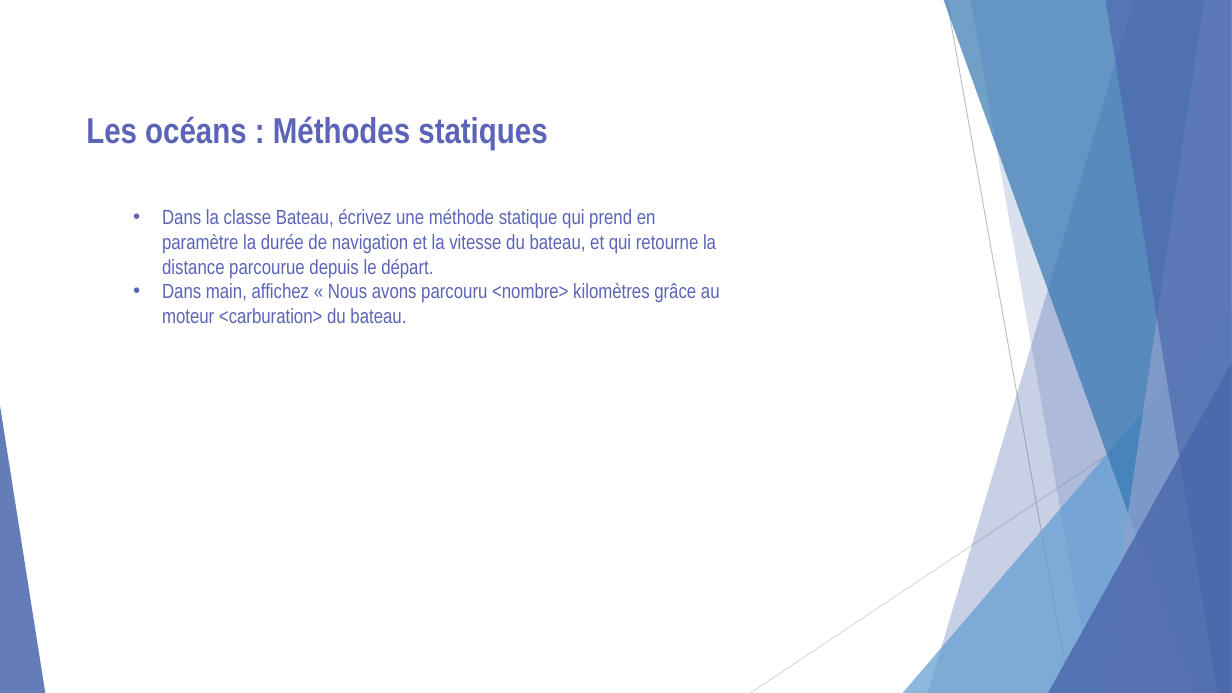
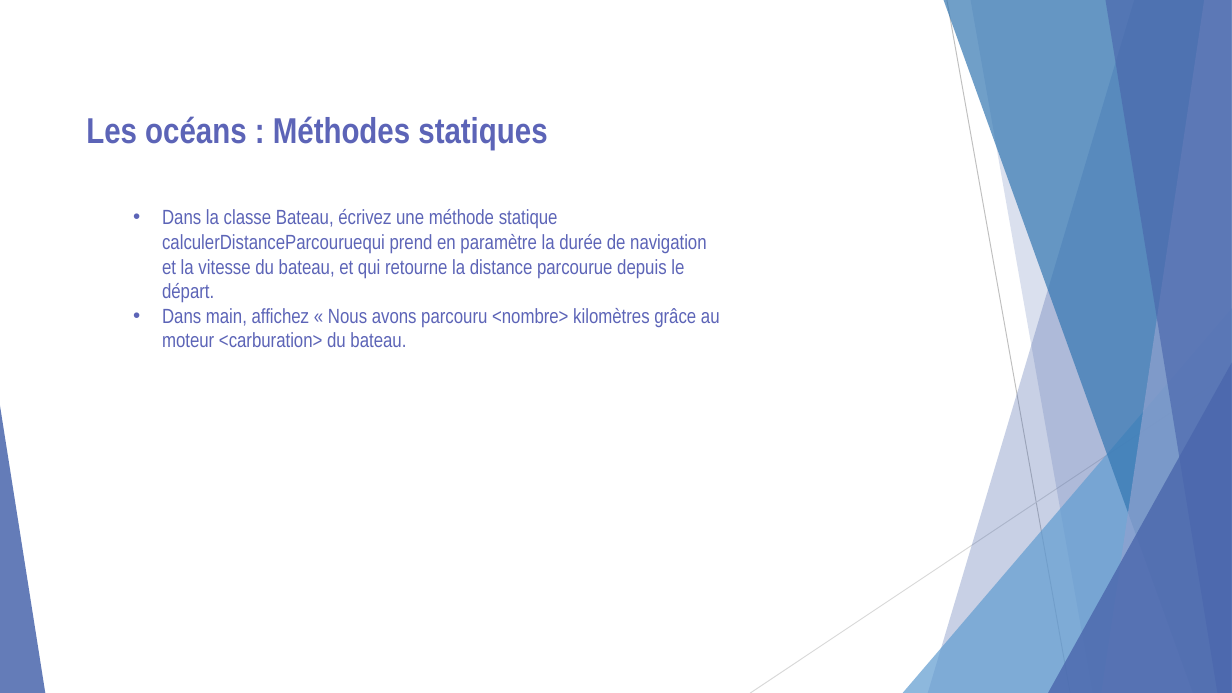
Before and after one commit to LucxxM/CoursAfpaFredBackUp, a slide deck: slide 19 of cours/Proget oceans_Exercices.pptx. Drawn at 1232x693 pixels with LibreOffice and Linux fonts; fonts in the diff are those of the drawing. Boxes give left, top, right and bottom in pixels: in the first picture for what was removed or moved away, otherwise in the second. Text is boxed around its words. In the diff, an @@ line names an element or a change of style, - is before the commit and + after.

```diff
--- a/cours/Proget oceans_Exercices.pptx
+++ b/cours/Proget oceans_Exercices.pptx
@@ text at (x1=162, y1=209, x2=707, y2=303): text changed @@
-  • Dans la classe Bateau, écrivez une méthode statique qui prend en paramètre la durée de navigation et la vitesse du bateau, et qui retourne la distance parcourue depuis le départ.
+  • Dans la classe Bateau, écrivez une méthode statique calculerDistanceParcouruequi prend en paramètre la durée de navigation et la vitesse du bateau, et qui retourne la distance parcourue depuis le départ.
```
Also in this commit, not shown: 2 other slides changed, 18 other files.
